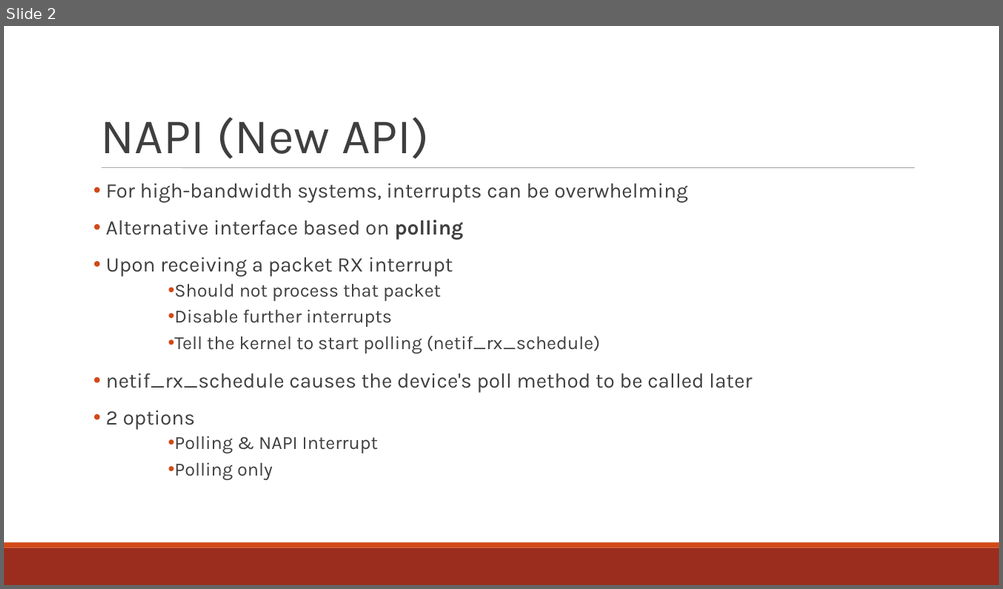
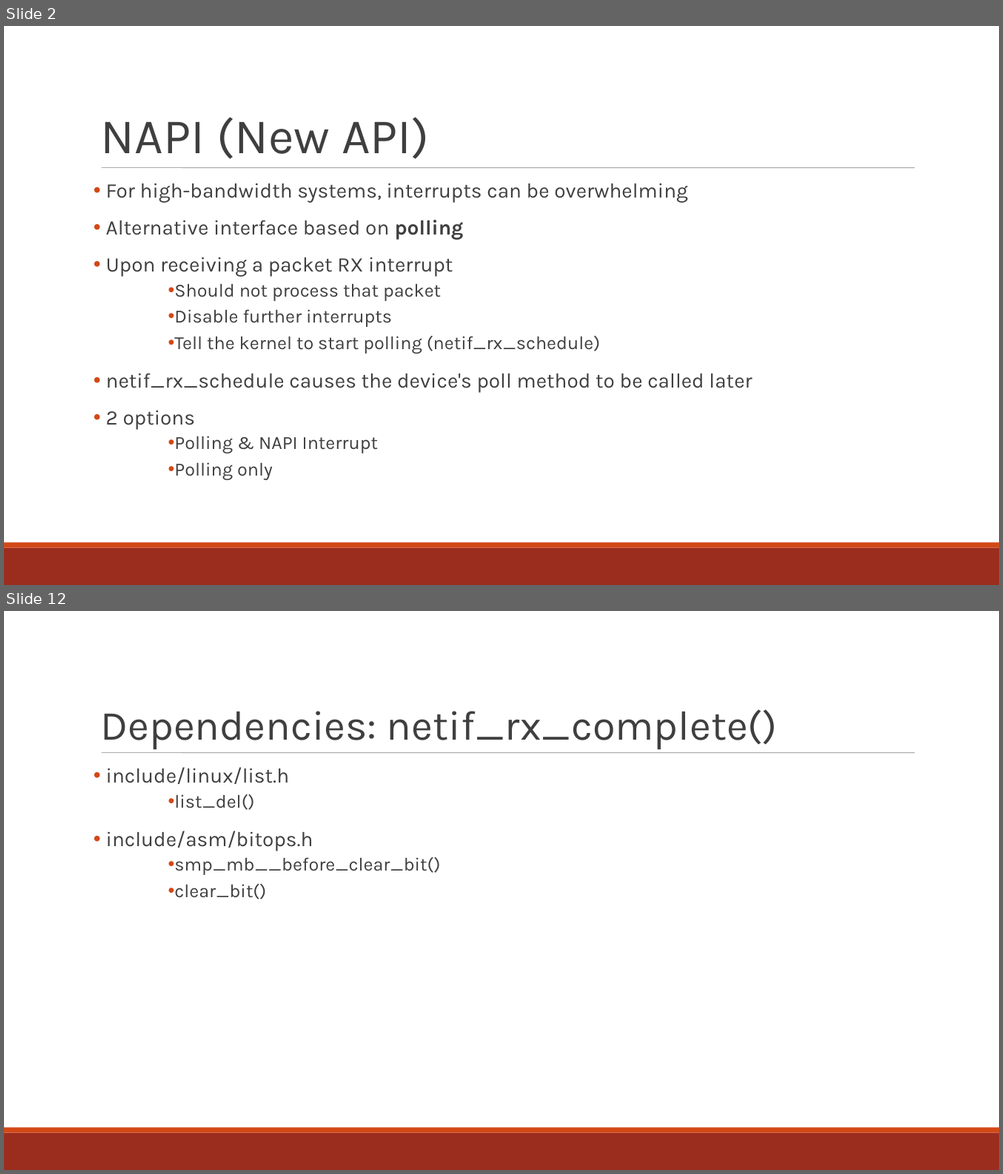
Before and after one commit to minitu/urop_priv, a slide deck: rckemac_linuxdep.ppt. Shown one above the other, each under a label of ours: slide 2 before the commit, slides 2 and 12 after it; the slides between them are not shown. The pictures are 1003x589 and 1003x1174 pixels, drawn with LibreOffice and Linux fonts; fonts in the diff are those of the drawing. Boxes give left, top, right and bottom in pixels: in the first picture for what was removed or moved away, otherwise in the second. Text is boxed around its words. In the diff, an @@ line names an element or a change of style, - is before the commit and + after.

Commit message:
Finish rckemac_linuxdep

```diff
--- a/rckemac_linuxdep.ppt
+++ b/rckemac_linuxdep.ppt
@@ slide 12 added at (4, 611, 999, 1170), background #FFFFFF; not listed: 3 template elements that a slide beside it also shows @@
@@ title added at (101, 709, 777, 749), 40 pt, text #3F3F3F @@
+Dependencies: netif_rx_complete()
@@ text added at (106, 767, 440, 900), 18 pt, text #3F3F3F @@
+• include/linux/list.h
+  • list_del()
+• include/asm/bitops.h
+  • smp_mb__before_clear_bit()
+  • clear_bit()
```
Also in this commit, not shown: 4 slides changed, 13 other slides added, 2 other files.
